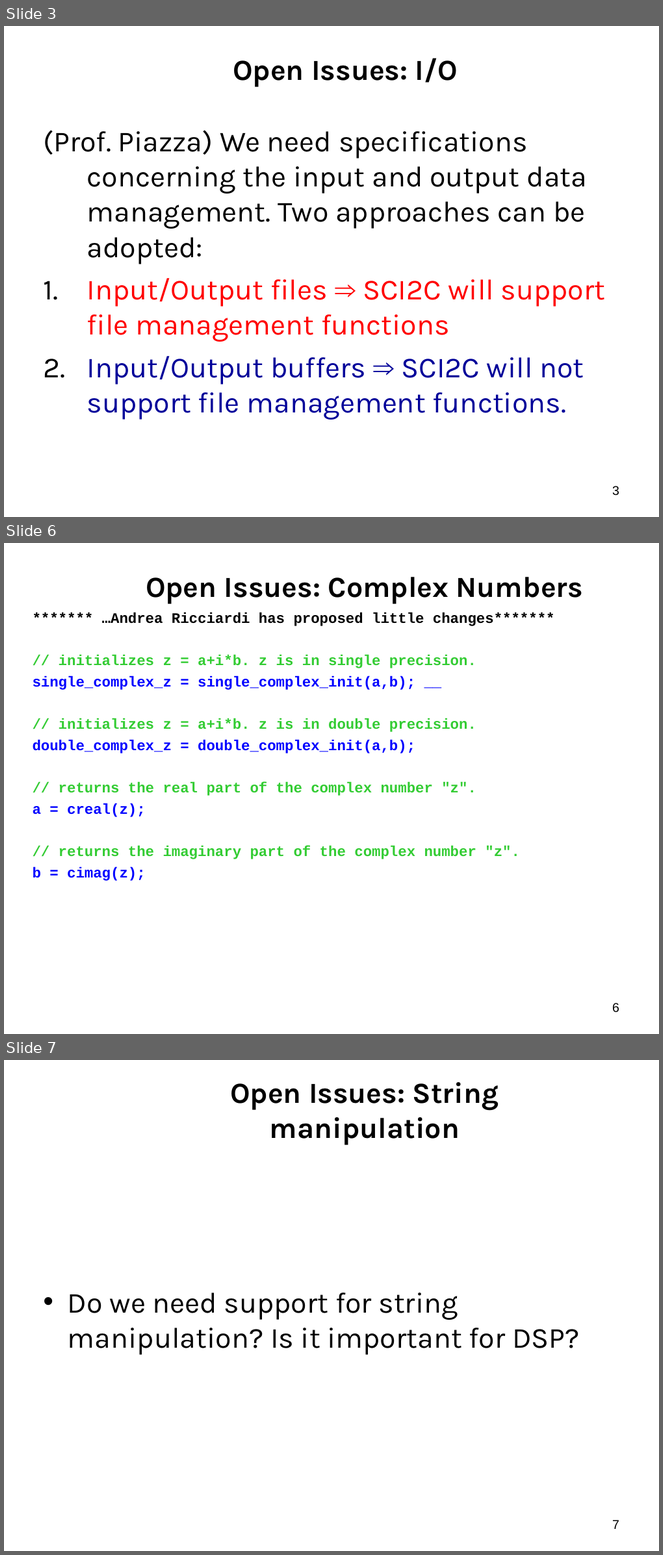
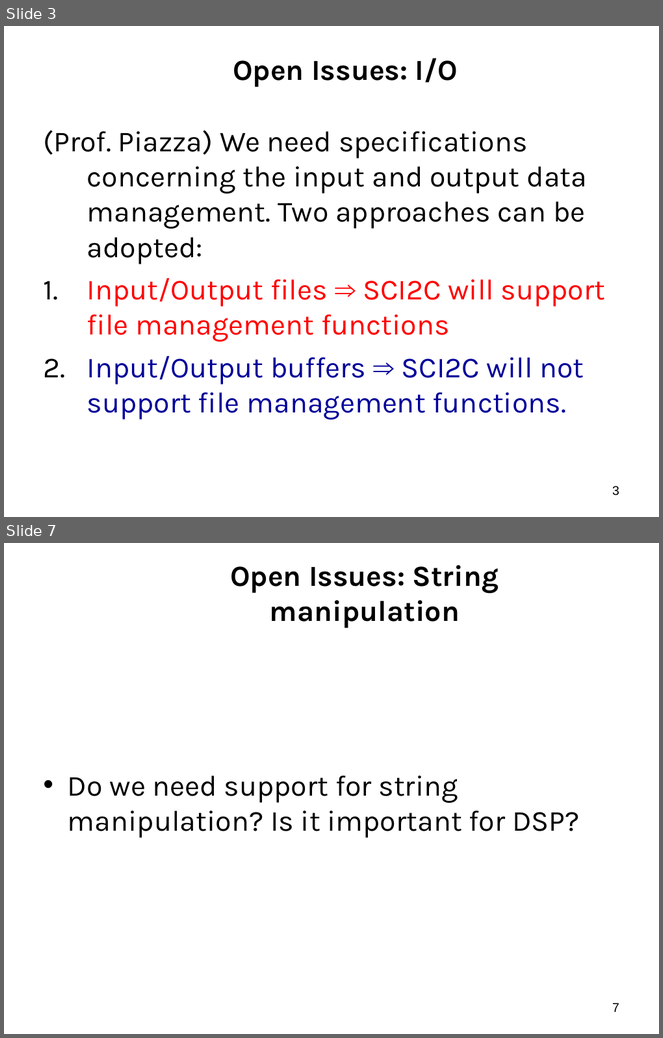
Before and after one commit to scilab/scilab2c, a slide deck: Doc/Presentations/Sci2CRequirements.ppt. Shown one above the other, each under a label of ours: slides 3, 6 and 7 before the commit, slides 3 and 7 after it; the slides between them are not shown. The pictures are 663x1555 and 663x1038 pixels, drawn with LibreOffice and Linux fonts; fonts in the diff are those of the drawing; background and template pictures are left out. Boxes give left, top, right and bottom in pixels: in the first picture for what was removed or moved away, otherwise in the second. Text is boxed around its words. In the diff, an @@ line names an element or a change of style, - is before the commit and + after.

Commit message:
Modifications on Complex implementation

```diff
--- a/Doc/Presentations/Sci2CRequirements.ppt
+++ b/Doc/Presentations/Sci2CRequirements.ppt
@@ slide 6 removed at (x1=4, y1=543, x2=659, y2=1034), background #FFFFFF; not listed: 1 template element that a slide beside it also shows @@
@@ title removed at (x1=146, y1=577, x2=583, y2=604) @@
-Open Issues: Complex Numbers
@@ text removed at (x1=33, y1=613, x2=555, y2=881) @@
-******* …Andrea Ricciardi has proposed little changes*******
-// initializes z = a+i*b. z is in single precision.
-single_complex_z = single_complex_init(a,b); __
-// initializes z = a+i*b. z is in double precision.
-double_complex_z = double_complex_init(a,b);
-// returns the real part of the complex number "z".
-a = creal(z);
-// returns the imaginary part of the complex number "z".
-b = cimag(z);
```
Also in this commit, not shown: 6 slides changed, 1 slide added.
